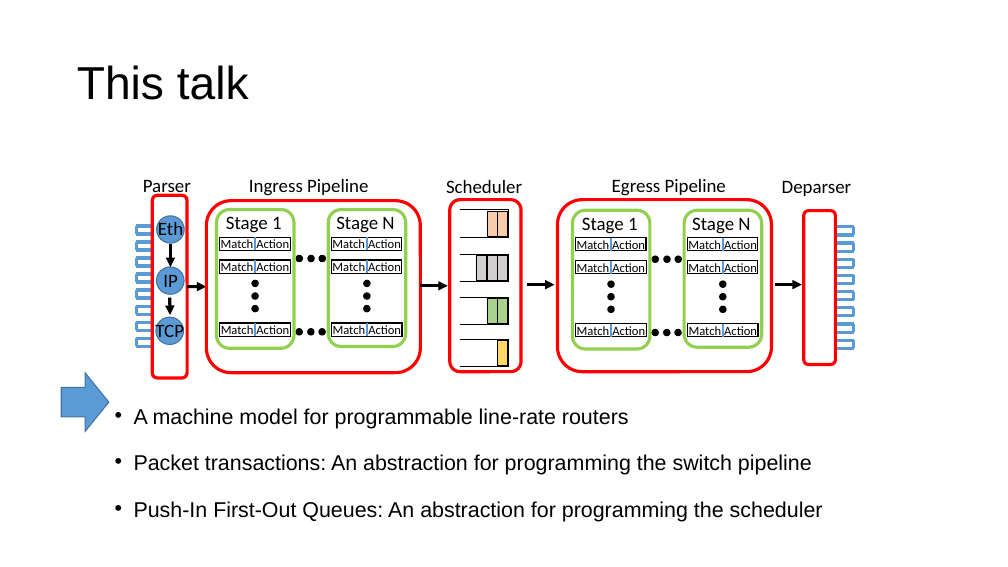
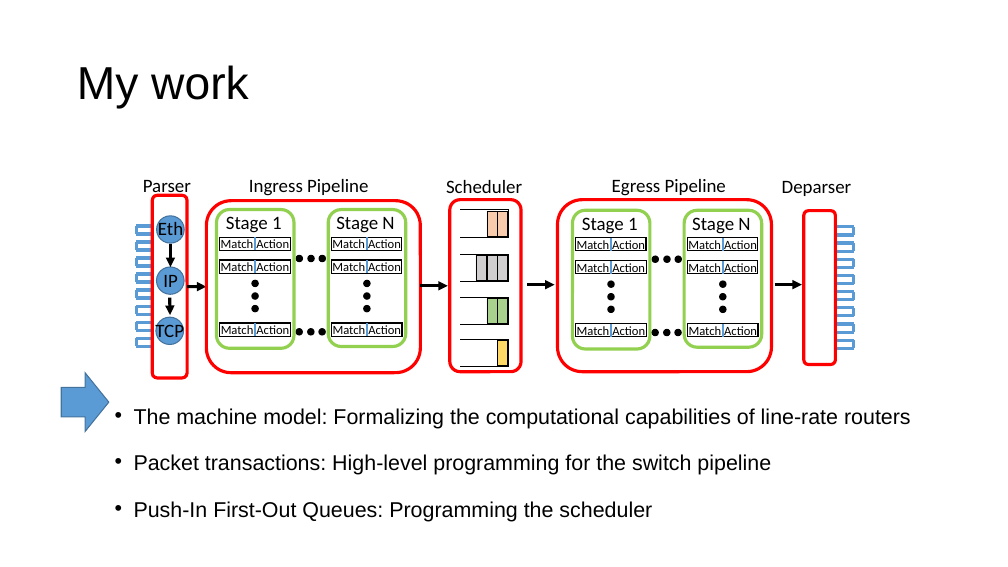
Before and after one commit to anirudhSK/pifo-domino-marple-ppts, a slide deck: slide 8 of domino_pifo.pptx (slide 9 before the commit). Drawn at 1008x567 pixels with LibreOffice and Linux fonts; fonts in the diff are those of the drawing. Boxes give left, top, right and bottom in pixels: in the first picture for what was removed or moved away, otherwise in the second. Text is boxed around its words. In the diff, an @@ line names an element or a change of style, - is before the commit and + after.

```diff
--- a/domino_pifo.pptx
+++ b/domino_pifo.pptx
@@ title at <box>77,65,249,109</box>: text changed @@
-This talk
+My work
@@ text at <box>134,408,911,522</box>: text changed @@
-  • A machine model for programmable line-rate routers
-  • Packet transactions: An abstraction for programming the switch pipeline
-  • Push-In First-Out Queues: An abstraction for programming the scheduler
+  • The machine model: Formalizing the computational capabilities of line-rate routers
+  • Packet transactions: High-level programming for the switch pipeline
+  • Push-In First-Out Queues: Programming the scheduler
```
Also in this commit, not shown: 54 other slides changed, 2 slides added, 1 slide removed.
